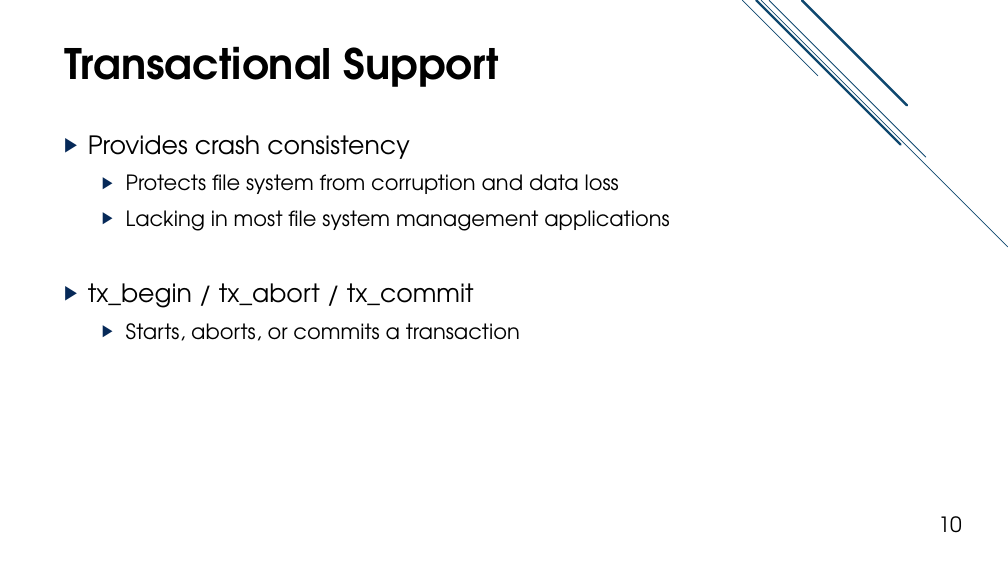
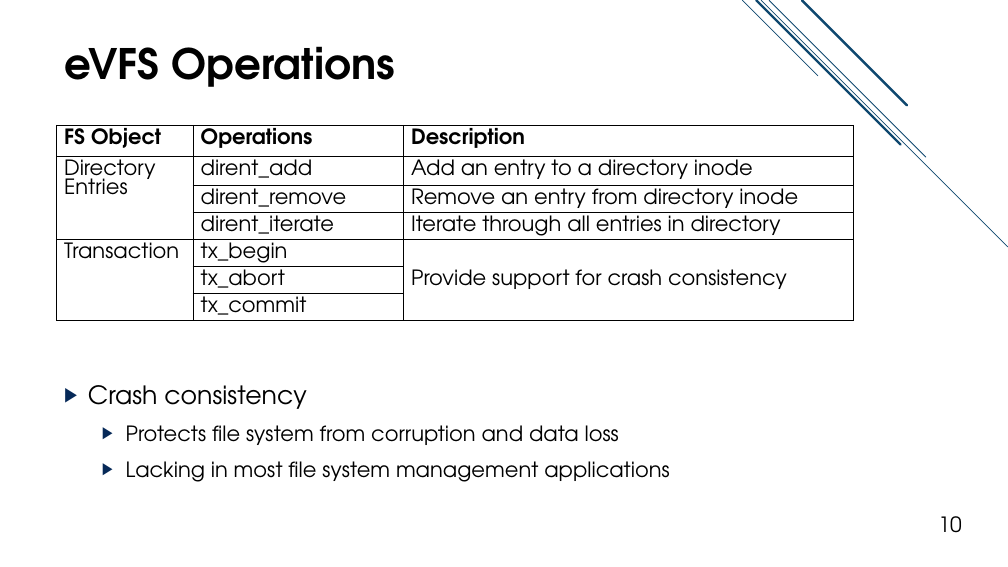
Before and after one commit to jacksun007/evfs-paper, a slide deck: slide 10 of slide/evfs_talk.pptx. Drawn at 1008x567 pixels with LibreOffice and Linux fonts; fonts in the diff are those of the drawing. Boxes give left, top, right and bottom in pixels: in the first picture for what was removed or moved away, otherwise in the second. Text is boxed around its words. In the diff, an @@ line names an element or a change of style, - is before the commit and + after.

Commit message:
fixed slides up to evfs operations

```diff
--- a/slide/evfs_talk.pptx
+++ b/slide/evfs_talk.pptx
@@ title at [64, 46, 394, 87]: text changed @@
-Transactional Support
+eVFS Operations
@@ table added at [57, 126, 854, 355], 7 rows, 3 columns @@
+FS Object | Operations | Description
+Directory Entries | dirent_add | Add an entry to a directory inode
+ | dirent_remove | Remove an entry from directory inode
+ | dirent_iterate | Iterate through all entries in directory
+Transaction | tx_begin | Provide support for crash consistency
+ | tx_abort | 
+ | tx_commit | 
@@ text at [88, 283, 520, 341]: paragraphs removed @@
-▶ tx_begin / tx_abort / tx_commit
-  ▶ Starts, aborts, or commits a transaction
@@ text "Crash consistency": place and size @@
-text "Crash consistency" at [88, 135, 669, 341]
+text "Crash consistency" at [88, 385, 669, 482]
@@ text at [88, 385, 306, 409]: text changed @@
-▶ Provides crash consistency
+▶ Crash consistency
```
Also in this commit, not shown: 3 other slides changed.
